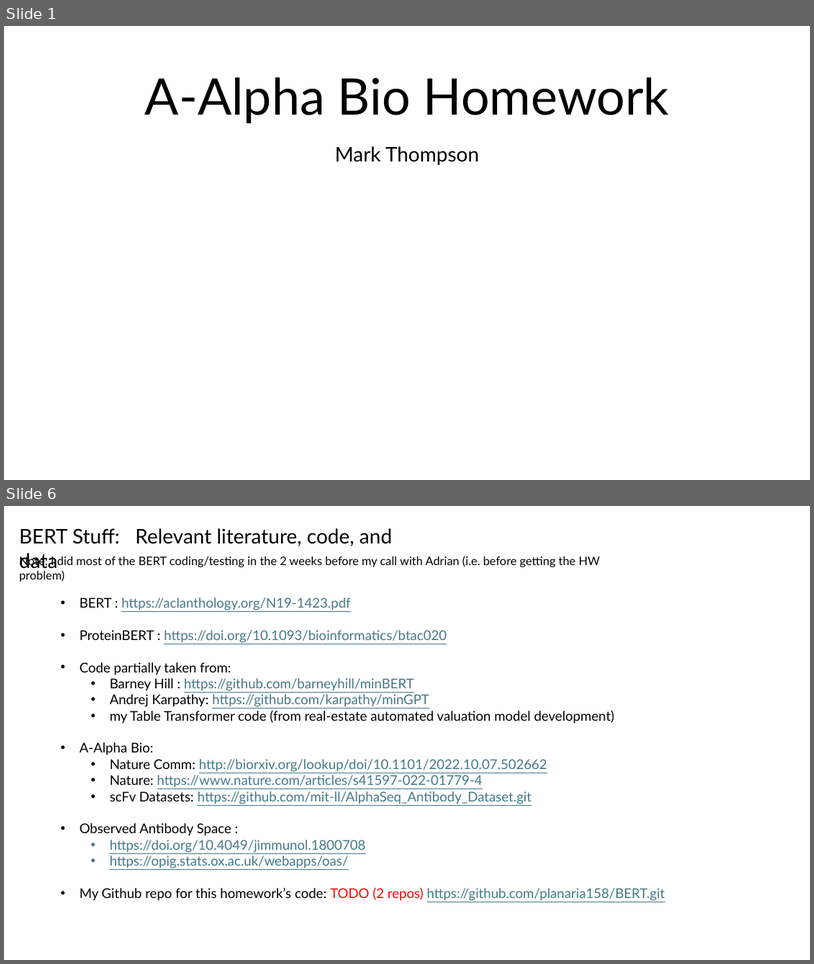
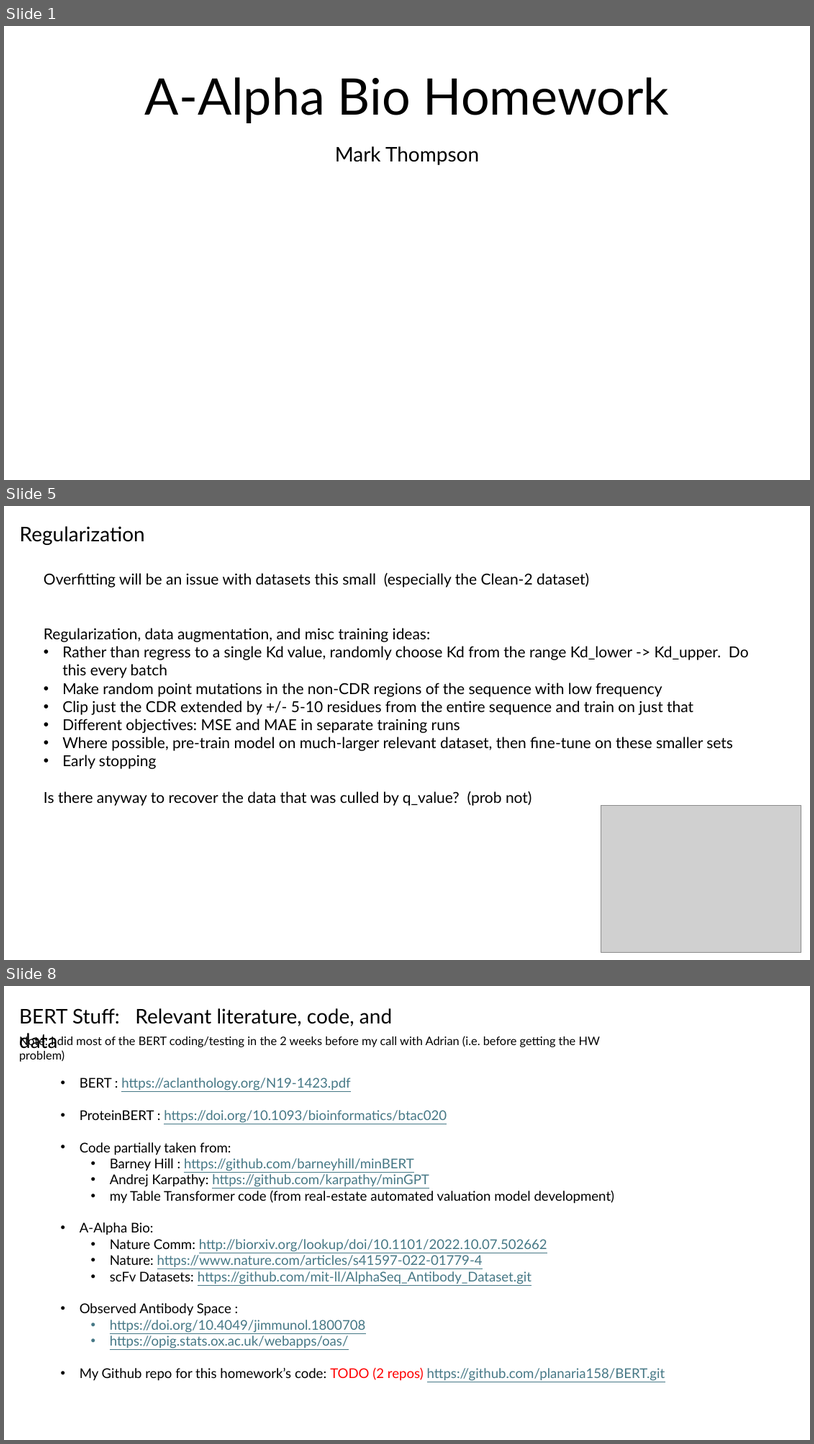
Before and after one commit to planaria158/BERT-antibody-antigen-binding-energy, a slide deck: Homework-aAlphaBio.pptx. Shown one above the other, each under a label of ours: slides 1 and 6 before the commit, slides 1, 5 and 8 after it; the slides between them are not shown. The pictures are 814x964 and 814x1444 pixels, drawn with LibreOffice and Linux fonts; fonts in the diff are those of the drawing; grey boxes stand for pictures. Boxes give left, top, right and bottom in pixels: in the first picture for what was removed or moved away, otherwise in the second. Text is boxed around its words. In the diff, an @@ line names an element or a change of style, - is before the commit and + after.

```diff
--- a/Homework-aAlphaBio.pptx
+++ b/Homework-aAlphaBio.pptx
@@ slide 5 added at (4,506,810,960), background #FFFFFF @@
@@ text added at (20,526,145,545), 24 pt, text #000000 @@
+Regularization
@@ text added at (44,573,749,806), 18 pt, text #000000 @@
+Overfitting will be an issue with datasets this small (especially the Clean-2 dataset)
+Regularization, data augmentation, and misc training ideas:
+• Rather than regress to a single Kd value, randomly choose Kd from the range Kd_lower -> Kd_upper. Do this every batch
+• Make random point mutations in the non-CDR regions of the sequence with low frequency
+• Clip just the CDR extended by +/- 5-10 residues from the entire sequence and train on just that
+• Different objectives: MSE and MAE in separate training runs
+• Where possible, pre-train model on much-larger relevant dataset, then fine-tune on these smaller sets
+• Early stopping
+Is there anyway to recover the data that was culled by q_value? (prob not)
@@ picture added at (602,806,802,952) @@
@@ what was slide 6 is now slide 8 @@
```
Also in this commit, not shown: 3 slides changed, 3 other slides added, 2 slides removed.
